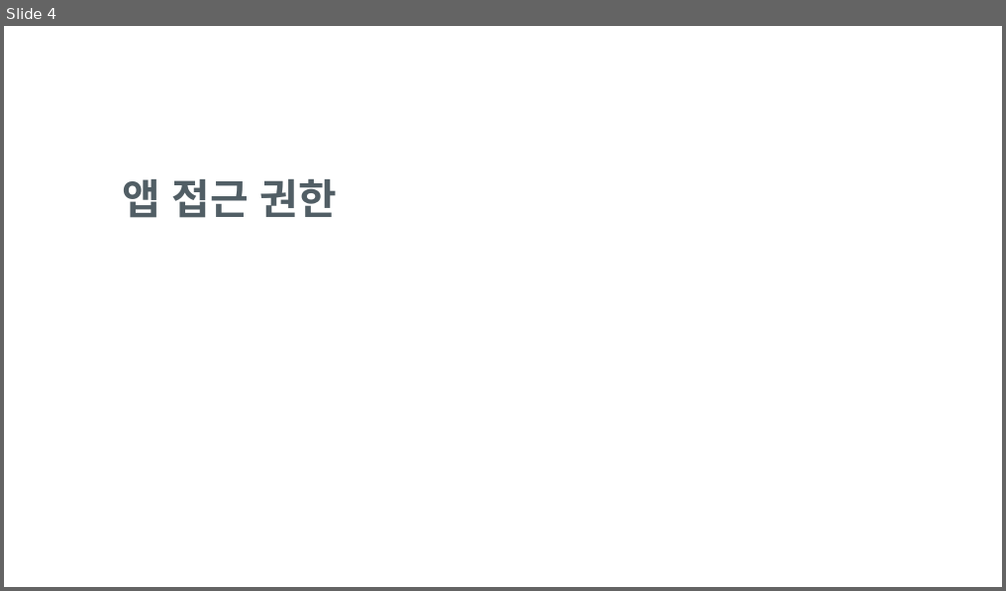
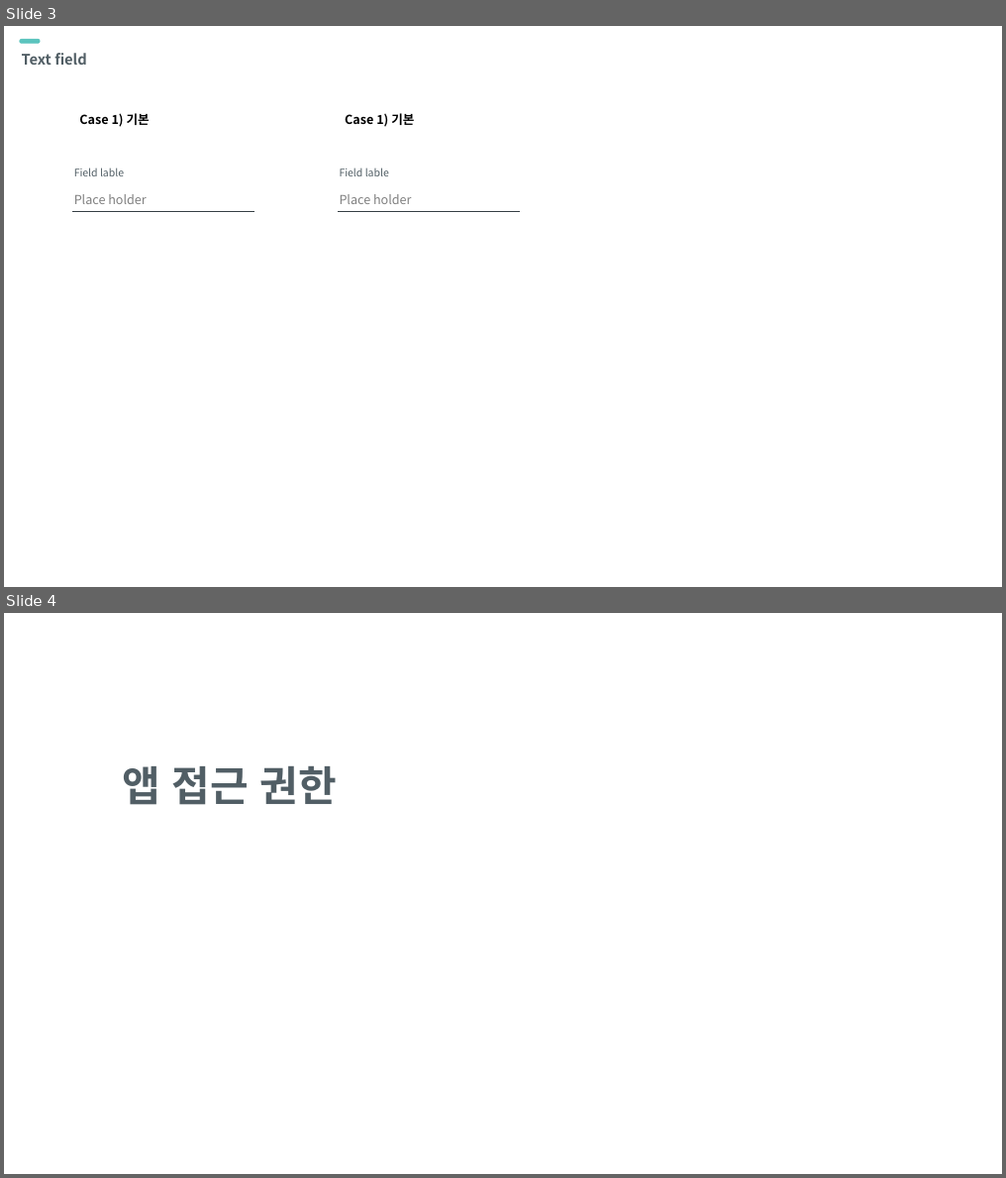
Before and after one commit to ya-chae/yachae, a slide deck: 기획 연습용/공통가이드.pptx. Shown one above the other, each under a label of ours: slide 4 before the commit, slides 3 and 4 after it. The pictures are 1006x591 and 1006x1178 pixels, drawn with LibreOffice and Linux fonts; fonts in the diff are those of the drawing. Boxes give left, top, right and bottom in pixels: in the first picture for what was removed or moved away, otherwise in the second. Text is boxed around its words. In the diff, an @@ line names an element or a change of style, - is before the commit and + after.

```diff
--- a/기획 연습용/공통가이드.pptx
+++ b/기획 연습용/공통가이드.pptx
@@ slide 3 added at [4, 26, 1002, 587], background #FFFFFF @@
@@ rounded rectangle added at [20, 40, 40, 43], fill #5BC4BE, outline #5BC4BE 1 pt @@
@@ title added at [22, 53, 87, 65], 14 pt, text #515E65, bold @@
+Text field
@@ text added at [79, 113, 150, 127], 12 pt, text #000000, bold @@
+Case 1) 기본
@@ text added at [345, 113, 414, 127], 12 pt, text #000000, bold @@
+Case 1) 기본
@@ text added at [74, 168, 124, 176], 10 pt, text #515E65 @@
+Field lable
@@ text added at [340, 168, 389, 176], 10 pt, text #515E65 @@
+Field lable
@@ text added at [74, 194, 146, 204], 12 pt, text #808080 @@
+Place holder
@@ text added at [340, 194, 411, 204], 12 pt, text #808080 @@
+Place holder
@@ line added from (72, 212) to (254, 212), #363F44 0.5 pt @@
@@ line added from (338, 212) to (520, 212), #363F44 0.5 pt @@
```
Also in this commit, not shown: 3 slides changed, 1 slide removed.
